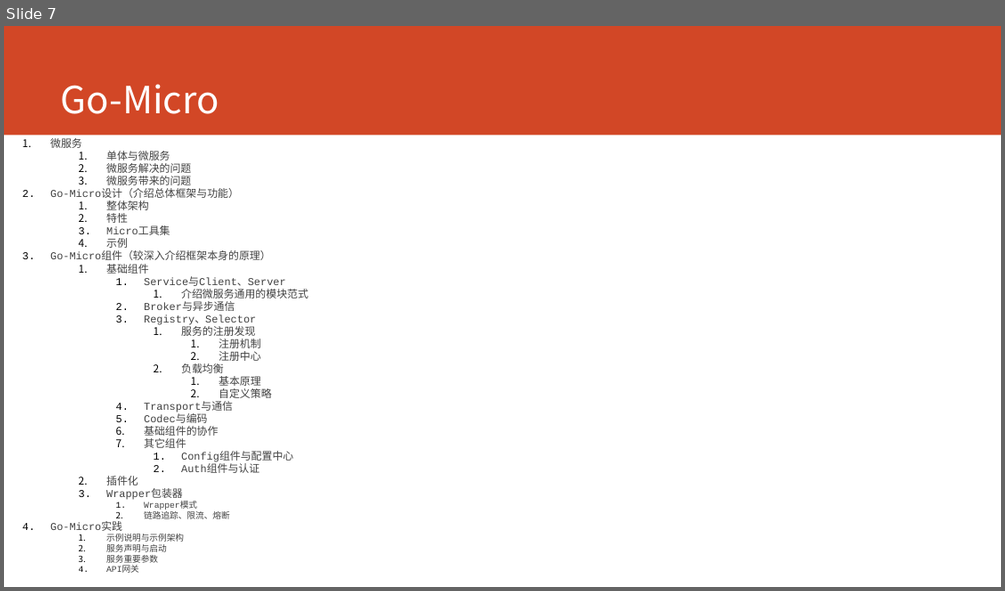
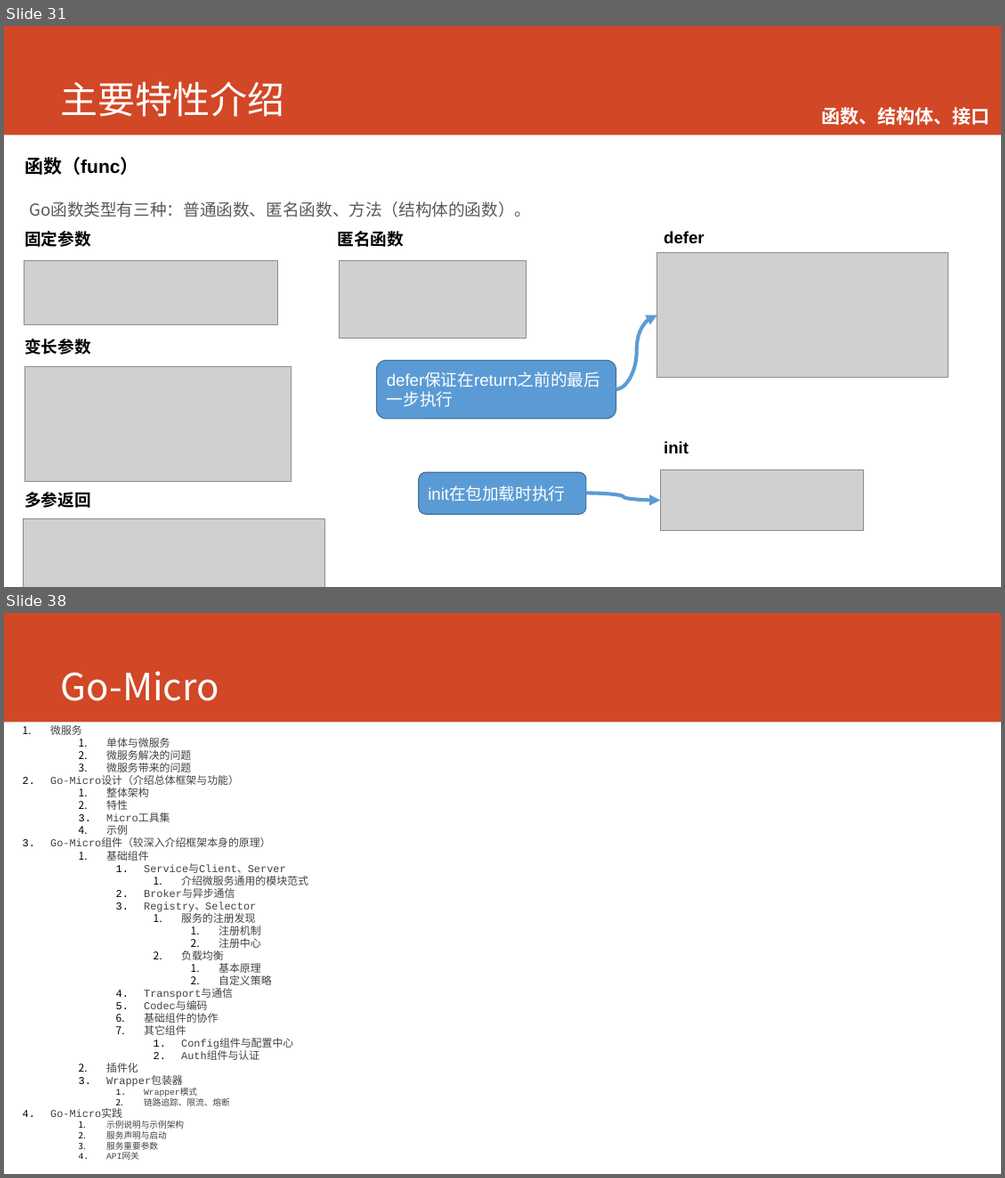
Before and after one commit to printfcoder/printfcoder, a slide deck: course/course-for-emc.pptx. Shown one above the other, each under a label of ours: slide 7 before the commit, slides 31 and 38 after it; the slides between them are not shown. The pictures are 1005x591 and 1005x1178 pixels, drawn with LibreOffice and Linux fonts; fonts in the diff are those of the drawing; grey boxes stand for pictures. Boxes give left, top, right and bottom in pixels: in the first picture for what was removed or moved away, otherwise in the second. Text is boxed around its words. In the diff, an @@ line names an element or a change of style, - is before the commit and + after.

```diff
--- a/course/course-for-emc.pptx
+++ b/course/course-for-emc.pptx
@@ slide 31 added at (4,26,1001,587), background #FFFFFF; not listed: 1 template element that a slide beside it also shows @@
@@ title added at (61,81,285,117), 36 pt, text #FFFFFF @@
+主要特性介绍
@@ text added at (822,107,990,125), 18 pt, text #FFFFFF, bold @@
+  函数、结构体、接口
@@ text added at (24,157,138,175), 18 pt, text #000000, bold @@
+函数（func）
@@ text added at (29,201,531,217), 16 pt, text #595959 @@
+Go函数类型有三种：普通函数、匿名函数、方法（结构体的函数）。
@@ text added at (24,231,90,247), 16 pt, text #000000, bold @@
+固定参数
@@ text added at (338,231,404,247), 16 pt, text #000000, bold @@
+匿名函数
@@ text added at (663,231,704,244), 16 pt, text #000000, bold @@
+defer
@@ picture added at (24,260,278,324) @@
@@ picture added at (339,260,526,338) @@
@@ picture added at (657,253,948,378) @@
@@ curved arrow added from (615, 389) to (657, 314), #5B9BD5 3.5 pt @@
@@ text added at (24,338,90,354), 16 pt, text #000000, bold @@
+变长参数
@@ picture added at (25,366,291,482) @@
@@ rounded rectangle added at (376,361,615,418), fill #5B9BD5, outline #43739E 1 pt, 16 pt, text #FFFFFF @@
+defer保证在return之前的最后一步执行
@@ text added at (663,441,688,453), 16 pt, text #000000, bold @@
+init
@@ rounded rectangle added at (418,473,586,515), fill #5B9BD5, outline #43739E 1 pt, 16 pt, text #FFFFFF @@
+init在包加载时执行
@@ picture added at (661,470,864,531) @@
@@ text added at (24,491,90,507), 16 pt, text #000000, bold @@
+多参返回
@@ curved arrow added from (587, 492) to (661, 500), #5B9BD5 3.5 pt @@
@@ picture added at (24,518,324,587) @@
@@ what was slide 7 is now slide 38 @@
```
Also in this commit, not shown: 3 slides changed, 31 other slides added, 1 slide removed, 12 other files.
